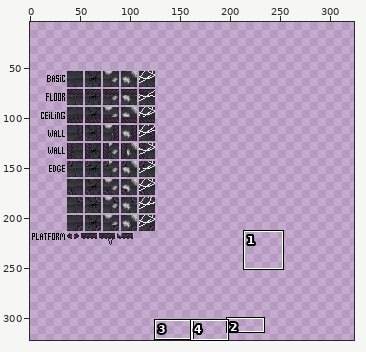
File history of a sprite sheet, Paint-it-Black/tiles.png. The first picture is a wide view before the edit; the outline marks the close-up.
Close-up. The starting point:
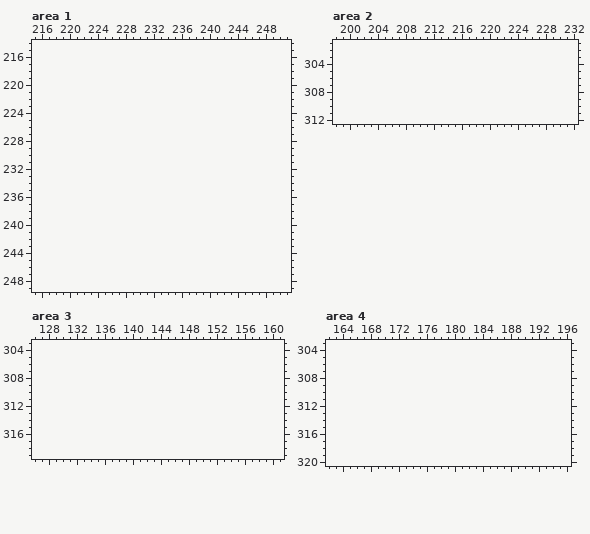
The file is 127x178 pixels. Colours within 5 levels of each other are drawn and written as one. Shown: area 1: x 215..251, y 214..249; area 2: x 198..232, y 301..312; area 3: x 126..161, y 303..319; area 4: x 162..196, y 303..320. The old version is drawn lined up with the new one, on the new canvas. The wide view leaves out empty margins. The commit also changed other parts of the picture, which this record leaves out.
The same view after the edit:
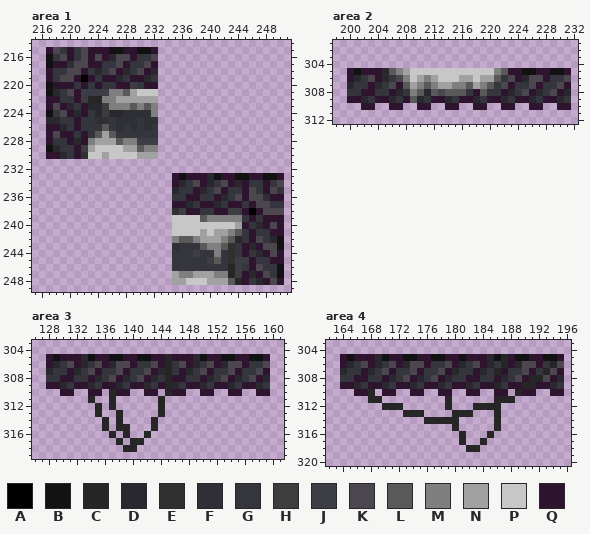
Palette (. is transparent): A #000000  B #121212  C #262626  D #28282e  E #303030  F #2f2f36  G #35363d  H #3d3d3d  J #3c3d45  K #4c474f  L #595959  M #7f7f7f  N #a1a1a1  P #c7c7c7  Q #2e142e
Difference:
canvas 127x178 -> 324x322, the old top-left corner now at 0,51
Area 1:
y 215: x 217..232 ................ -> QKGQGKQQQBBQQBBQ
y 216: x 217..232 ................ -> BGKQGKQKQDKKQGGK
y 217: x 217..232 ................ -> BQQFKKQQGGKQGGKQ
y 218: x 217..232 ................ -> QGGKKQGDGKQDGKQD
y 219: x 217..232 ................ -> QGKKQAQGQQDGQQDG
y 220: x 217..232 ................ -> BQQQGQGQGGQQJGQQ
y 221: x 217..232 ................ -> BDGKQJJJJMMLNPPP
y 222: x 217..232 ................ -> QQGGQHCCMMNNNNNN
y 223: x 217..232 ................ -> QKQDGQDDHMMMLMLM
y 224: x 217..232 ................ -> BGKQDQGDHDDFFFFM
y 225: x 217..232 ................ -> DDGGQGGFEGFFFGFF
y 226: x 217..232 ................ -> QQDGQGGGLGFGFGFG
y 227: x 217..232 ................ -> QKQQGQGLNLGGGGGG
y 228: x 217..232 ................ -> QGGQDQMNNNLMMJJJ
y 229: x 217..232 ................ -> BDGGQJNPPPPNNLMM
y 230: x 217..232 ................ -> QQDGQEPPNPPPPNNN
y 233: x 235..250 ................ -> QBQQQDBQQBBQQBBQ
y 234: x 235..250 ................ -> QDGKQDGKQDQGGQGK
y 235: x 235..250 ................ -> DGGQDGKQGGQKGQKG
y 236: x 235..250 ................ -> GGQQGGQDGKQKKFQQ
y 237: x 235..250 ................ -> QQDGQQDGQQGQKKGG
y 238: x 235..250 ................ -> EJQQGGQQHJQAQKKK
y 239: x 235..250 ................ -> PPPPLMMMMMGQGQQQ
y 240: x 235..250 ................ -> PPPPPPPPPNQGDQKQ
y 241: x 235..250 ................ -> PPPPNPNNMLGQGGQQ
y 242: x 235..250 ................ -> MLLMNNNMLDGQKGDB
y 243: x 235..250 ................ -> FGGGLMMLEGQDQKKB
y 244: x 235..250 ................ -> GGGJGGMGEGQGDQKQ
y 245: x 235..250 ................ -> GGGGGJLGEJJQGGQQ
y 246: x 235..250 ................ -> GGGGGGGGCJGQKGGB
y 247: x 235..250 ................ -> NMMNNNMMCJQDQKGB
y 248: x 235..250 ................ -> NNPPPNNNLCQGDQKQ
Area 2:
y 305: x 200..231 ................................ -> QBQQQDLMNPPPPPPPPPPPPMLQQBBQQBBQ
y 306: x 200..231 ................................ -> QDGKQDGKMPNMNPPPNNPNNLGKQDKKQGGK
y 307: x 200..231 ................................ -> DGGQDGKQLNMLMNNMMLNMLGKQGGKQGGKQ
y 308: x 200..231 ................................ -> GGQQGGQDGMLDLKLLLGQLGGQDGKQDGKQD
y 309: x 200..231 ................................ -> QQDGQQDGQLDGQQDGQQDGQQDGQQDGQQDG
y 310: x 202..203 .. -> QQ; x 206..207 .. -> QQ; x 210..211 .. -> QQ; x 214..215 .. -> QQ; x 218..219 .. -> QQ; x 222..223 .. -> QQ; x 226..227 .. -> QQ; x 230..231 .. -> QQ
Area 3:
y 305: x 128..159 ................................ -> QBQQQDBQQBBQQBBQQCQQQDBQQBBQQBBQ
y 306: x 128..159 ................................ -> QDGKQDGKQDKKQGGKQCGKQDGKQDKKQGGK
y 307: x 128..159 ................................ -> DGGQDGKQGGKQGGKQDCGQDGKQGGKQGGKQ
y 308: x 128..159 ................................ -> GGQQGGQDGKQDGKQDGCQQGGQDGKQDGKQD
y 309: x 128..159 ................................ -> QQDGQQDGQQDGQQDGQCDGQQDGQQDGQQDG
y 310: x 130..131 .. -> QQ; x 134..135 .. -> QQ; x 137..139 ... -> CQQ; x 142..143 .. -> QQ; x 145..147 ... -> CQQ; x 150..151 .. -> QQ; x 154..155 .. -> QQ; x 158..159 .. -> QQ
y 311: x 134 . -> C; x 137 . -> C; x 144 . -> C
y 312: x 135 . -> C; x 137 . -> C; x 144 . -> C
y 313: x 135 . -> C; x 138 . -> C; x 144 . -> C
y 314: x 136 . -> C; x 138 . -> C; x 143 . -> C
y 315: x 136 . -> C; x 138..139 .. -> CC; x 143 . -> C
y 316: x 137 . -> C; x 139 . -> C; x 142 . -> C
y 317: x 138 . -> C; x 140..141 .. -> CC
y 318: x 139..140 .. -> CC
Area 4:
y 305: x 164..195 ................................ -> QBQQQDBQQBBQQBBQQBQQQDBCQBBQQBBQ
y 306: x 164..195 ................................ -> QDGKQDGKQDKKQGGKQDGKQDGCQDKKQGCK
y 307: x 164..195 ................................ -> DGGQDGKQGGKQGGKQDGGQDGCQGGKQGCKQ
y 308: x 164..195 ................................ -> GGQQGGQDGKQDGKQDGGQQGGQDGKQCCKQD
y 309: x 164..195 ................................ -> QQDGQQDGQQDGQQDGQQDGQQCGQQCCQQDG
y 310: x 166..168 ... -> QQC; x 170..171 .. -> QQ; x 174..175 .. -> QQ; x 178..179 .. -> QQ; x 182..183 .. -> QQ; x 186..187 .. -> QQ; x 189..191 ... -> CQQ; x 194..195 .. -> QQ
y 311: x 168..169 .. -> CC; x 179 . -> C; x 186..188 ... -> CCC
y 312: x 170..172 ... -> CCC; x 179 . -> C; x 183..186 .... -> CCCC
y 313: x 173..175 ... -> CCC; x 180..182 ... -> CCC; x 186 . -> C
y 314: x 176..180 ..... -> CCCCC; x 186 . -> C
y 315: x 180 . -> C; x 186 . -> C
y 316: x 181 . -> C; x 185 . -> C
y 317: x 181 . -> C; x 184 . -> C
y 318: x 182..183 .. -> CC
